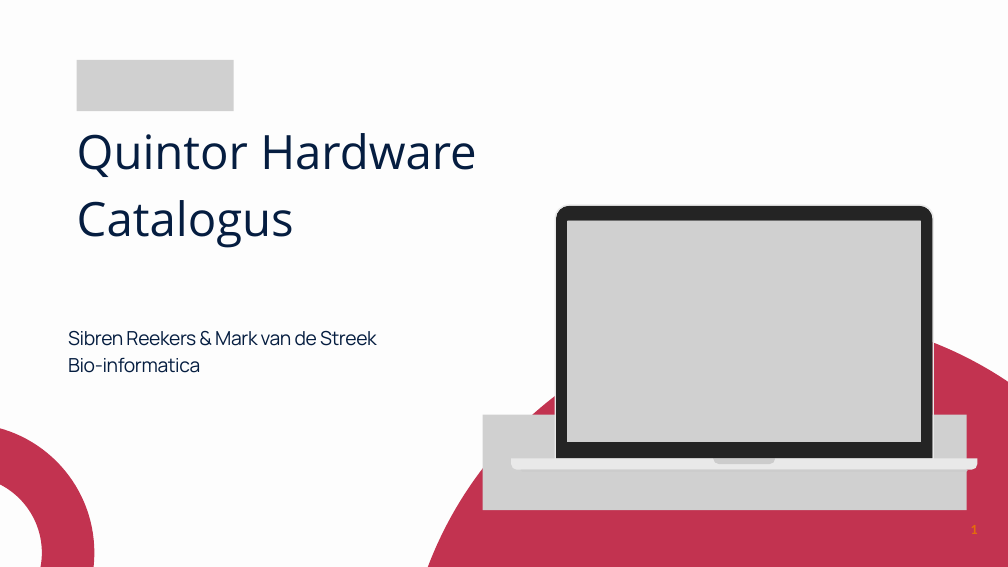
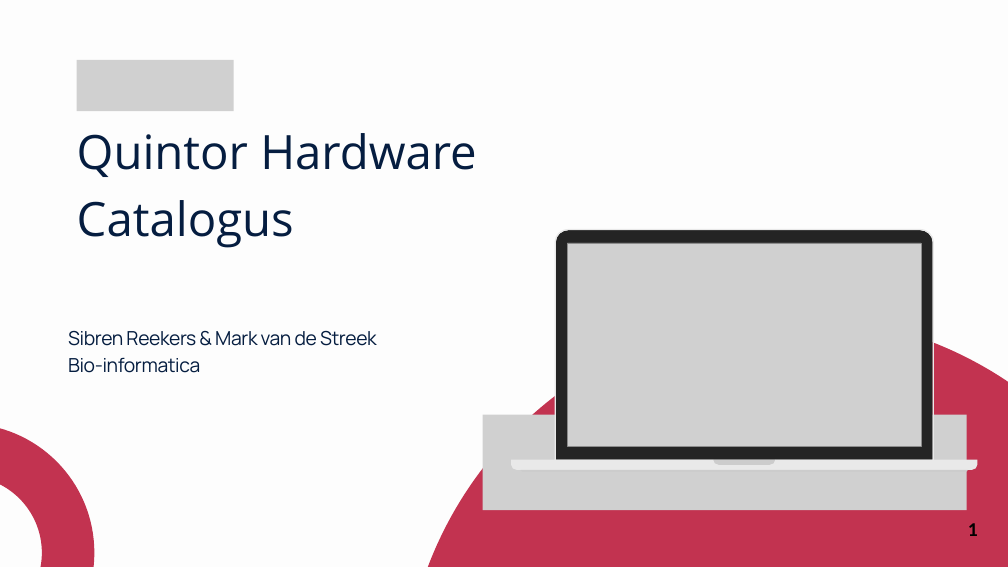
Before and after one commit to MarkStreek/QuintorCatalogBackEnd, a slide deck: slide 1 of docs/presentatie.pptx. Drawn at 1008x567 pixels with LibreOffice and Linux fonts; fonts in the diff are those of the drawing; grey boxes stand for pictures. Boxes give left, top, right and bottom in pixels: in the first picture for what was removed or moved away, otherwise in the second. Text is boxed around its words. In the diff, an @@ line names an element or a change of style, - is before the commit and + after.

```diff
--- a/docs/presentatie.pptx
+++ b/docs/presentatie.pptx
@@ freeform shape resized from (x1=511, y1=205, x2=977, y2=470) to (x1=511, y1=229, x2=977, y2=470) @@
@@ freeform shape resized from (x1=556, y1=206, x2=933, y2=458) to (x1=556, y1=230, x2=933, y2=459) @@
@@ picture resized from (x1=568, y1=221, x2=921, y2=442) to (x1=568, y1=243, x2=921, y2=446) @@
@@ freeform shape at (x1=713, y1=460, x2=775, y2=465): outline redrawn @@
@@ page number at (x1=968, y1=523, x2=978, y2=536): size 20 to 28 pt, text colour #E46C0A to #000000 @@
```
Also in this commit, not shown: 6 other slides changed, 6 other files.
